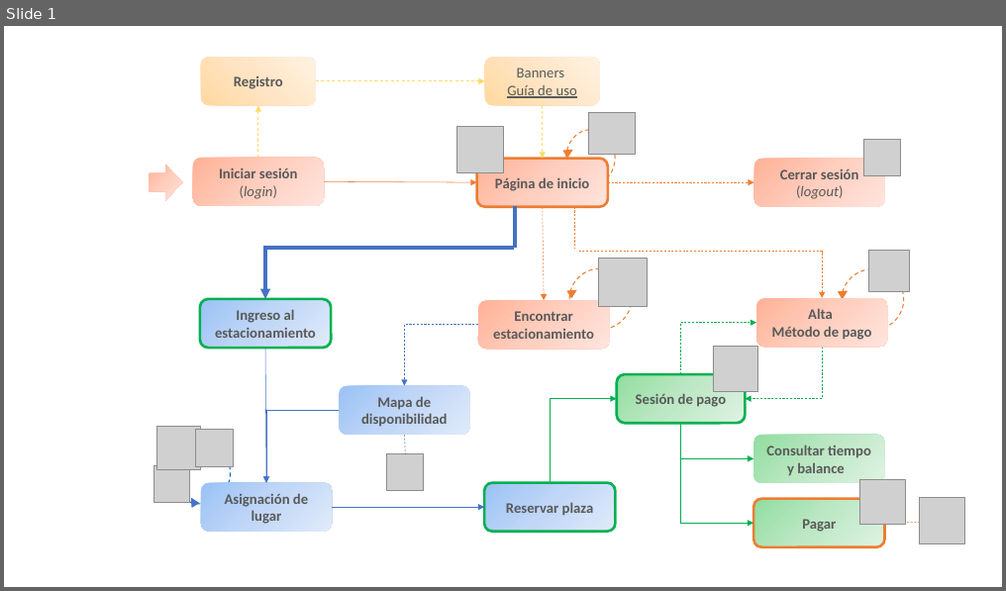
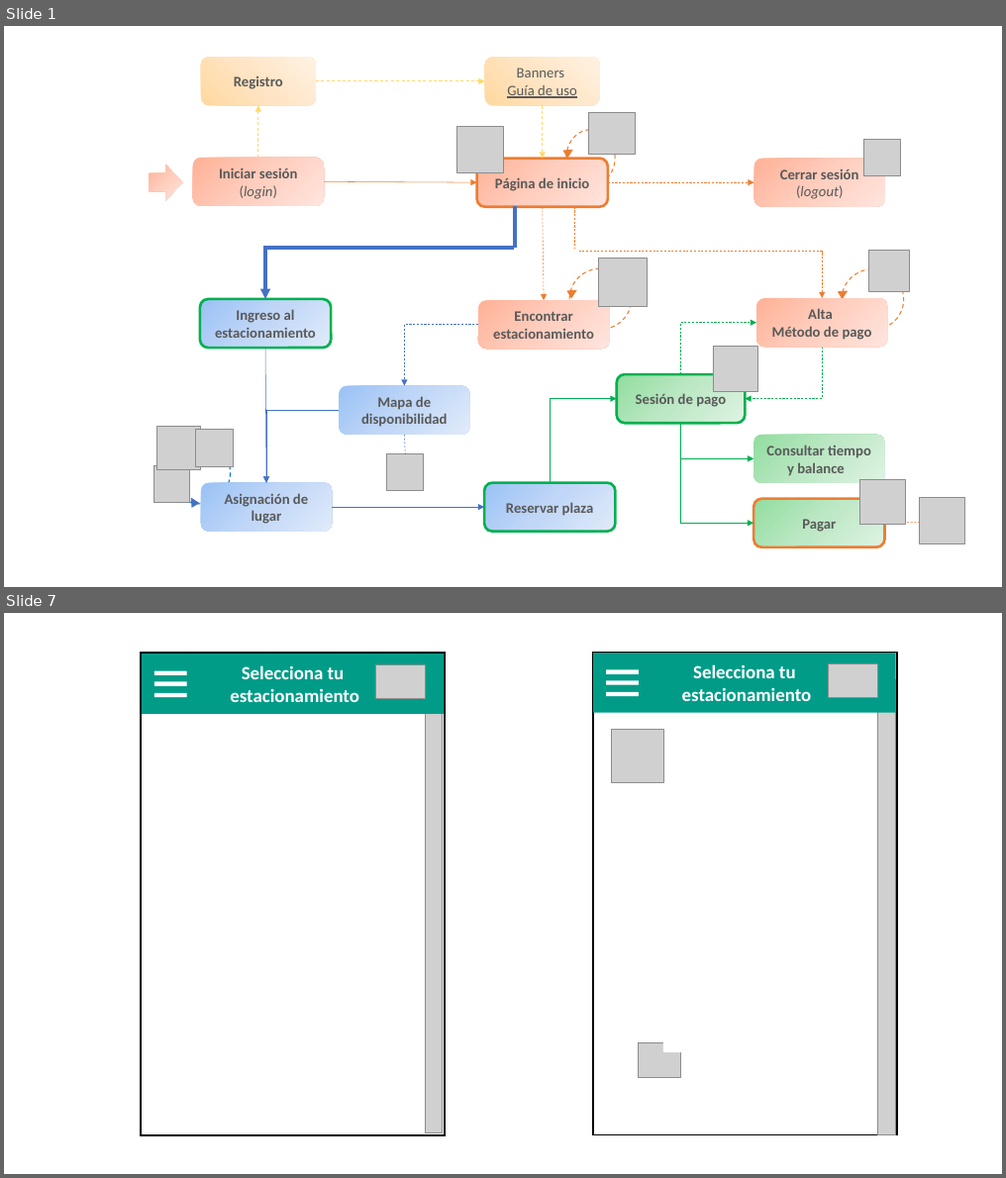
Before and after one commit to ajbeem/iotserver, a slide deck: documentation/MapaNavegacion.pptm. Shown one above the other, each under a label of ours: slide 1 before the commit, slides 1 and 7 after it; the slides between them are not shown. The pictures are 1006x591 and 1006x1178 pixels, drawn with LibreOffice and Linux fonts; fonts in the diff are those of the drawing; grey boxes stand for pictures. Boxes give left, top, right and bottom in pixels: in the first picture for what was removed or moved away, otherwise in the second. Text is boxed around its words. In the diff, an @@ line names an element or a change of style, - is before the commit and + after.

```diff
--- a/documentation/MapaNavegacion.pptm
+++ b/documentation/MapaNavegacion.pptm
@@ slide 7 added at [4, 613, 1002, 1174], background #FFFFFF @@
@@ rectangle added at [141, 653, 445, 1136], fill #FFFFFF, outline #000000 1.75 pt @@
@@ rectangle added at [593, 652, 897, 1135], fill #FFFFFF, outline #000000 1.75 pt @@
@@ group added at [142, 655, 445, 714]: 4 rectangles, 1 picture @@
+Selecciona tu
+estacionamiento
@@ group added at [593, 653, 896, 713]: 4 rectangles, 1 picture @@
+Selecciona tu
+estacionamiento
@@ picture added at [877, 679, 896, 1136] @@
@@ picture added at [426, 713, 443, 1134] @@
@@ picture added at [611, 730, 664, 783] @@
@@ picture added at [638, 1043, 681, 1078] @@
@@ rectangle added at [663, 1043, 706, 1053], fill #FFFFFF @@
```
Also in this commit, not shown: 3 slides changed, 2 other slides added, 1 slide removed, 1 other file.
